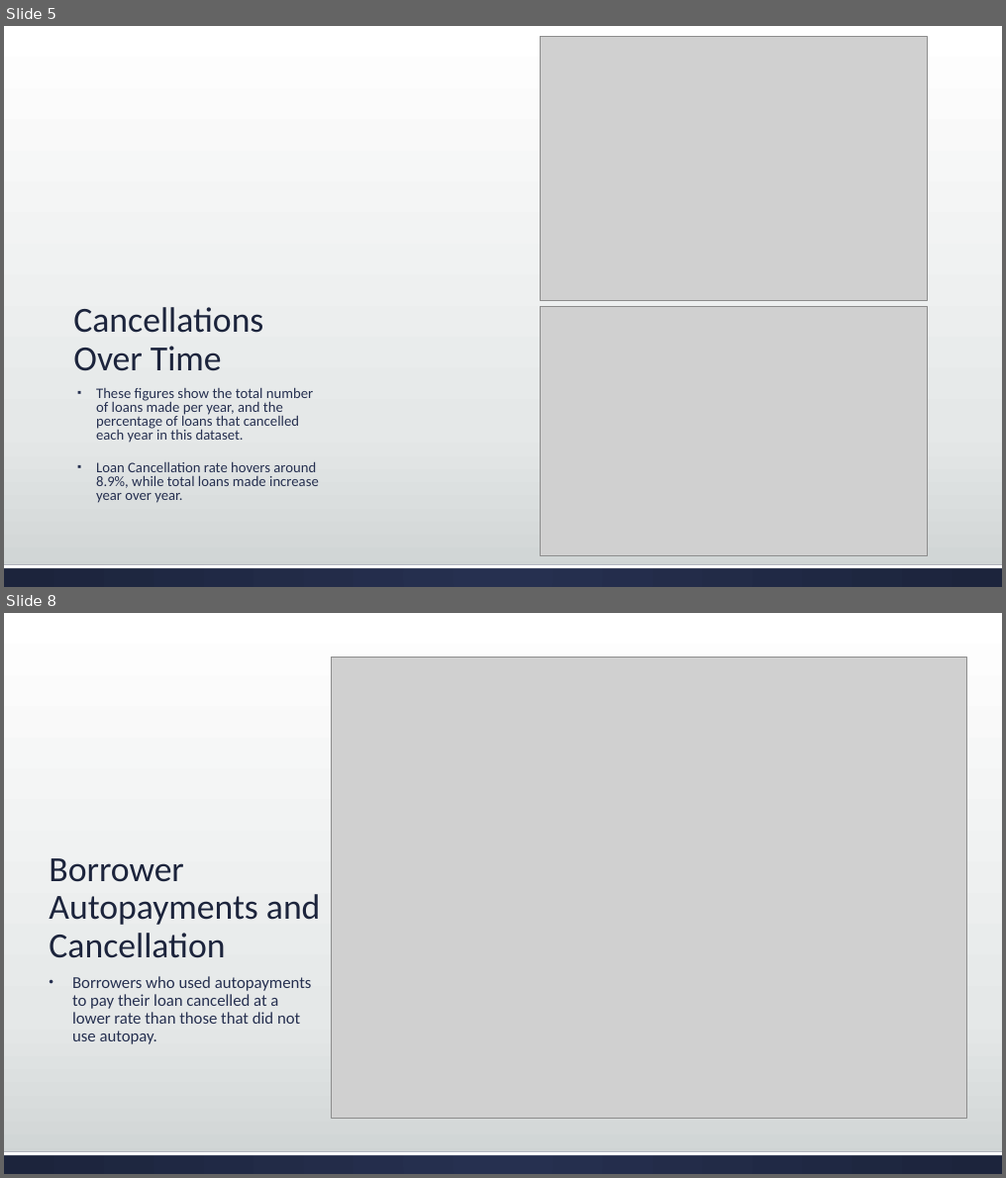
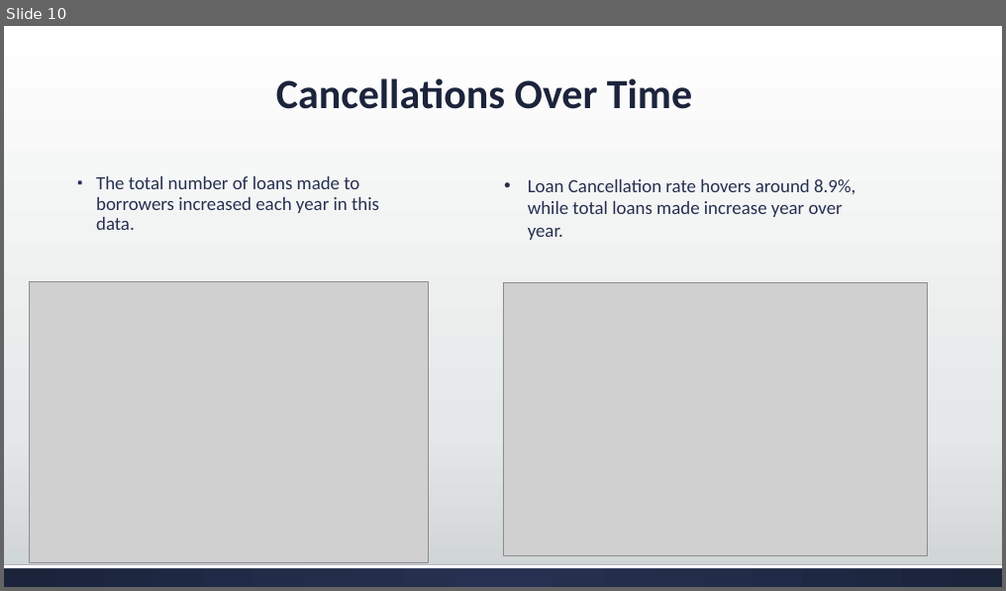
Before and after one commit to ericvan1325/IPFS-Analytics-Competiton, a slide deck: IPFS Analytics.pptx. Shown one above the other, each under a label of ours: slides 5 and 8 before the commit, slide 10 after it; the slides between them are not shown. The pictures are 1006x1178 and 1006x591 pixels, drawn with LibreOffice and Linux fonts; fonts in the diff are those of the drawing; grey boxes stand for pictures. Boxes give left, top, right and bottom in pixels: in the first picture for what was removed or moved away, otherwise in the second. Text is boxed around its words. In the diff, an @@ line names an element or a change of style, - is before the commit and + after.

```diff
--- a/IPFS Analytics.pptx
+++ b/IPFS Analytics.pptx
@@ slide 8 removed at box(4, 613, 1002, 1174), background gradient #FFFFFF to #E5E8E8 to #CDD2D2; not listed: 2 template elements that a slide beside it also shows @@
@@ picture removed at box(331, 658, 967, 1118) @@
@@ title removed at box(49, 859, 321, 959) @@
-Borrower Autopayments and Cancellation
@@ text removed at box(72, 976, 312, 1045) @@
-• Borrowers who used autopayments to pay their loan cancelled at a lower rate than those that did not use autopay.
@@ what was slide 5 is now slide 10 @@
@@ slide 10 changed as well @@
@@ title "Cancellations Over Time": place and size @@
-title "Cancellations Over Time" at box(73, 307, 263, 372)
+title "Cancellations Over Time" at box(276, 78, 692, 109)
@@ title "Cancellations Over Time" at box(276, 78, 692, 109): size 34 to 40 pt, bold on; alignment left to centre @@
@@ text at box(96, 176, 379, 230): text changed; size 14 to 18 pt @@
-▪ These figures show the total number of loans made per year, and the percentage of loans that cancelled each year in this dataset.
-▪ Loan Cancellation rate hovers around 8.9%, while total loans made increase year over year.
+▪ The total number of loans made to borrowers increased each year in this data.
@@ text added at box(528, 179, 855, 240), 18 pt, text #263050 @@
+• Loan Cancellation rate hovers around 8.9%, while total loans made increase year over year.
@@ picture: place and size @@
-picture at box(541, 37, 928, 300)
+picture at box(29, 282, 428, 564)
@@ picture: place and size @@
-picture at box(541, 307, 928, 556)
+picture at box(503, 282, 928, 557)
```
Also in this commit, not shown: 10 other slides changed, 23 slides added, 5 other slides removed.
